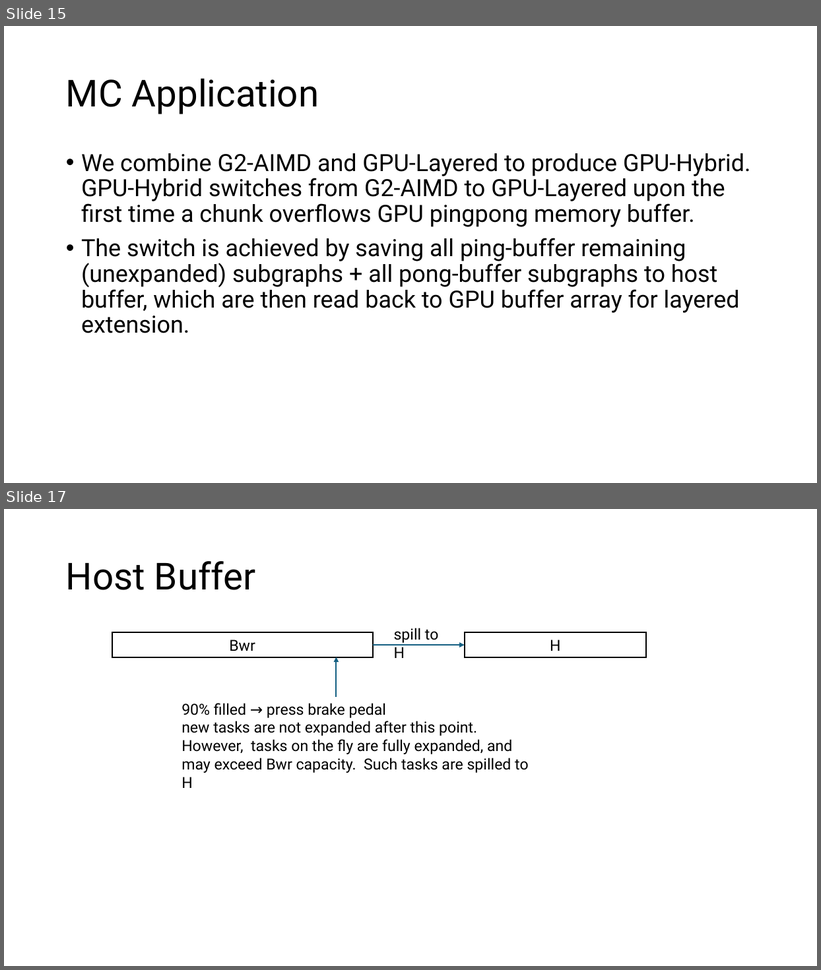
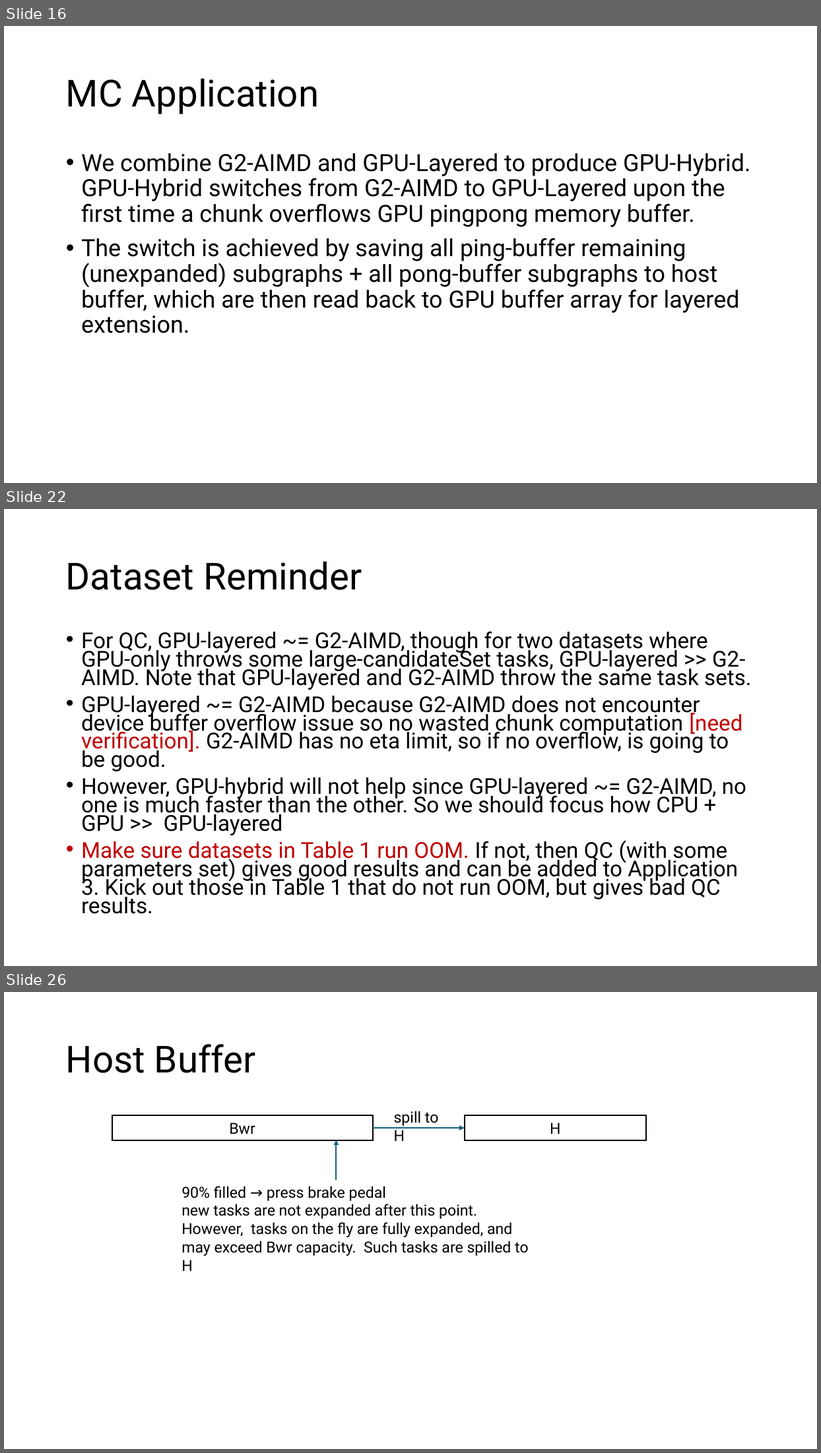
Before and after one commit to akhlaqueak/G-ThinkerCG, a slide deck: revision.pptx. Shown one above the other, each under a label of ours: slides 15 and 17 before the commit, slides 16, 22 and 26 after it; the slides between them are not shown. The pictures are 821x970 and 821x1453 pixels, drawn with LibreOffice and Linux fonts; fonts in the diff are those of the drawing. Boxes give left, top, right and bottom in pixels: in the first picture for what was removed or moved away, otherwise in the second. Text is boxed around its words. In the diff, an @@ line names an element or a change of style, - is before the commit and + after.

```diff
--- a/revision.pptx
+++ b/revision.pptx
@@ slide 22 added at bbox=[4, 509, 817, 966], background #FFFFFF @@
@@ title added at bbox=[66, 561, 362, 590], 44 pt, text #000000 @@
+Dataset Reminder
@@ text added at bbox=[81, 631, 752, 914], 25.9 pt, text #000000 @@
+• For QC, GPU-layered ~= G2-AIMD, though for two datasets where GPU-only throws some large-candidateSet tasks, GPU-layered >> G2-AIMD. Note that GPU-layered and G2-AIMD throw the same task sets.
+• GPU-layered ~= G2-AIMD because G2-AIMD does not encounter device buffer overflow issue so no wasted chunk computation [need verification]. G2-AIMD has no eta limit, so if no overflow, is going to be good.
+• However, GPU-hybrid will not help since GPU-layered ~= G2-AIMD, no one is much faster than the other. So we should focus how CPU + GPU >> GPU-layered
+• Make sure datasets in Table 1 run OOM. If not, then QC (with some parameters set) gives good results and can be added to Application 3. Kick out those in Table 1 that do not run OOM, but gives bad QC results.
@@ what was slide 15 is now slide 16 @@
@@ what was slide 17 is now slide 26 @@
```
Also in this commit, not shown: 1 slide changed, 9 other slides added, 21 other files.
